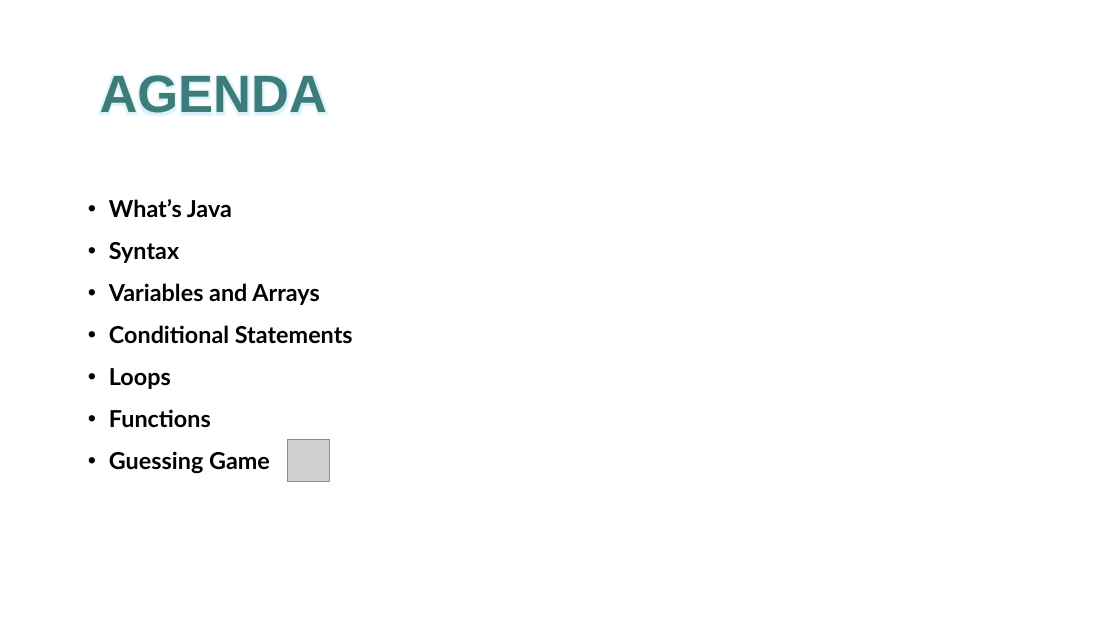
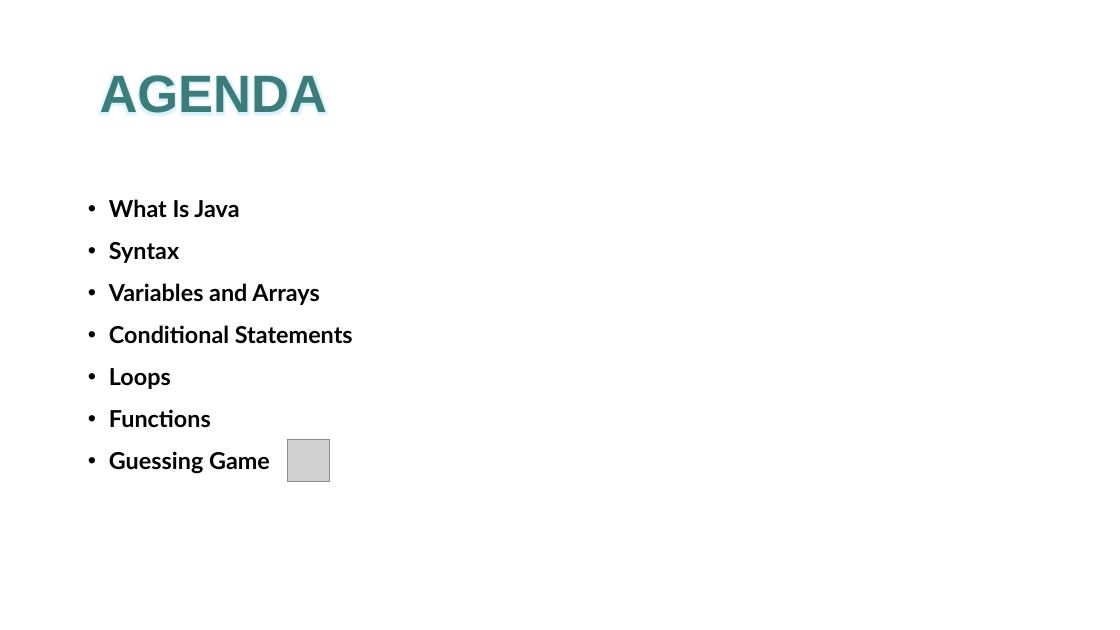
Before and after one commit to AlmightyHairball/RobotJavaClass2024, a slide deck: slide 2 of Presentation/Part-1.pptx. Drawn at 1120x630 pixels with LibreOffice and Linux fonts; fonts in the diff are those of the drawing; grey boxes stand for pictures; background and template pictures are left out. Boxes give left, top, right and bottom in pixels: in the first picture for what was removed or moved away, otherwise in the second. Text is boxed around its words. In the diff, an @@ line names an element or a change of style, - is before the commit and + after.

```diff
--- a/Presentation/Part-1.pptx
+++ b/Presentation/Part-1.pptx
@@ text at (109,199,239,218): text changed @@
-• What’s Java
+• What Is Java
```
Also in this commit, not shown: 4 other slides changed, 2 slides added, 2 slides removed.
